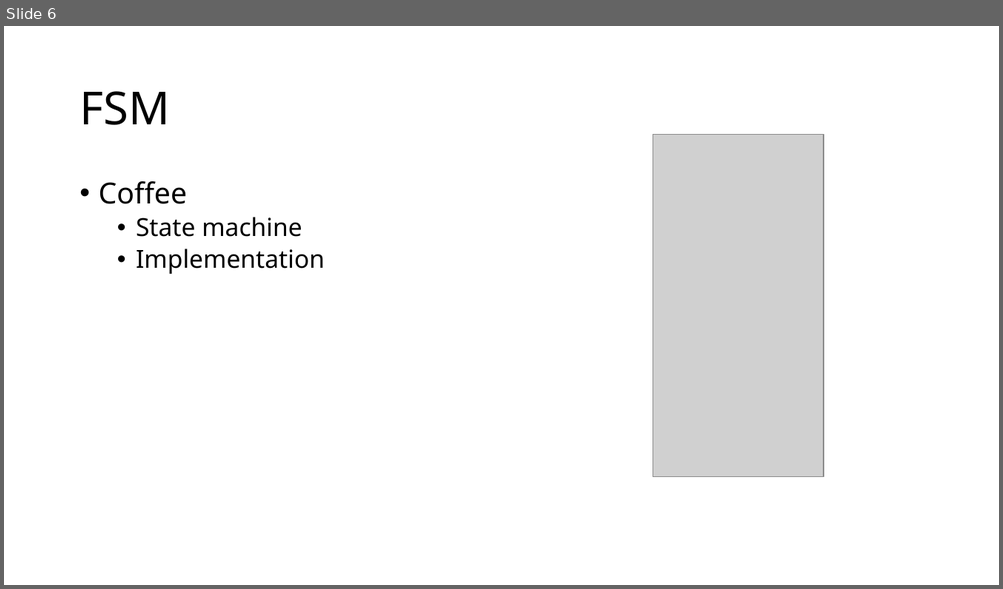
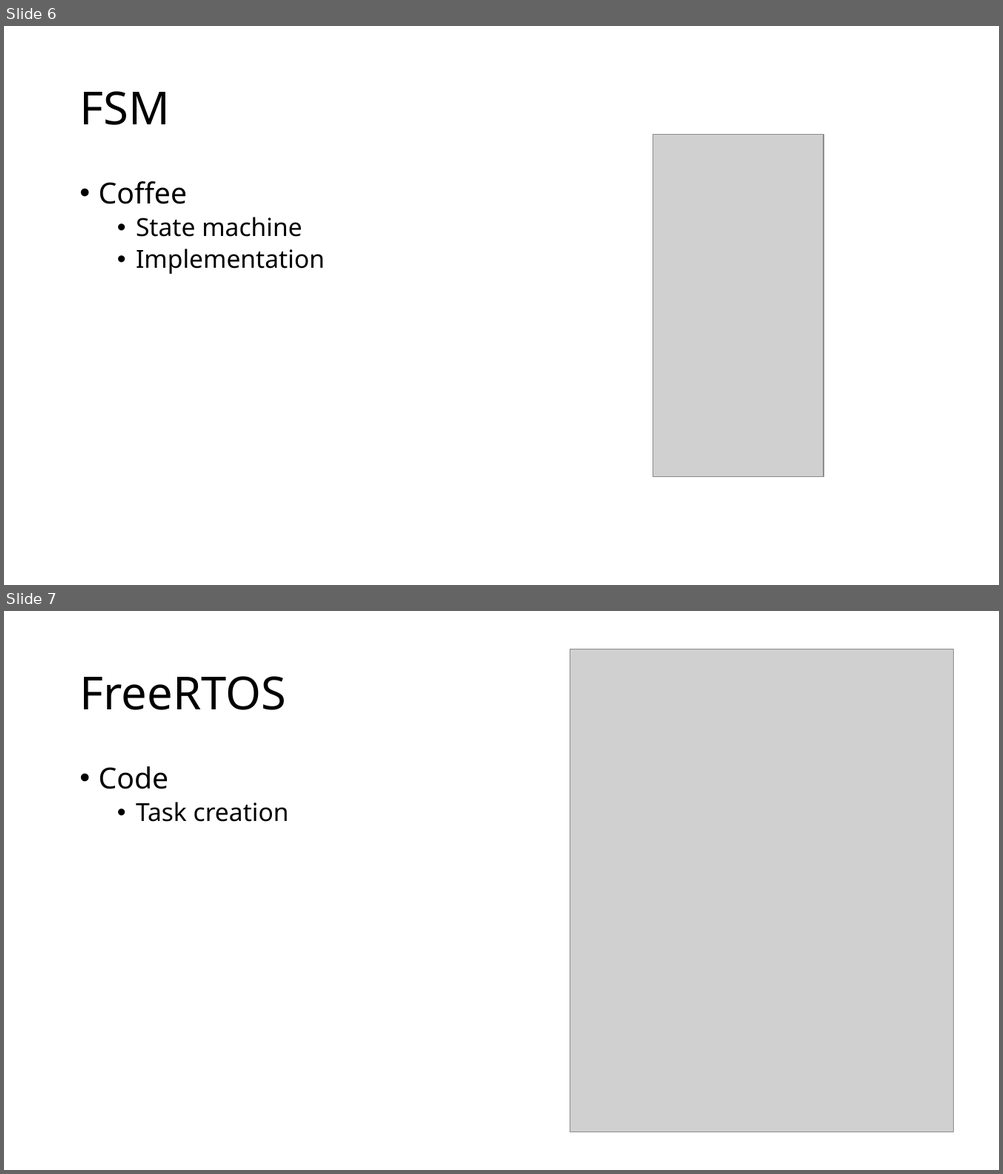
Before and after one commit to Megalegomand/RB4-EMP-Final-Assigment, a slide deck: PowerPoint Presentation/Presentation of our solution.pptx. Shown one above the other, each under a label of ours: slide 6 before the commit, slides 6 and 7 after it. The pictures are 1003x589 and 1003x1174 pixels, drawn with LibreOffice and Linux fonts; fonts in the diff are those of the drawing; grey boxes stand for pictures. Boxes give left, top, right and bottom in pixels: in the first picture for what was removed or moved away, otherwise in the second. Text is boxed around its words. In the diff, an @@ line names an element or a change of style, - is before the commit and + after.

```diff
--- a/PowerPoint Presentation/Presentation of our solution.pptx
+++ b/PowerPoint Presentation/Presentation of our solution.pptx
@@ slide 7 added at (4, 611, 999, 1170), background #FFFFFF @@
@@ picture added at (570, 649, 954, 1133) @@
@@ title added at (79, 676, 286, 710), 44 pt, text #000000 @@
+FreeRTOS
@@ text added at (99, 766, 289, 822), 24 pt, text #000000 @@
+• Code
+  • Task creation
```
Also in this commit, not shown: 3 slides changed, 1 other slide added, 1 slide removed.
